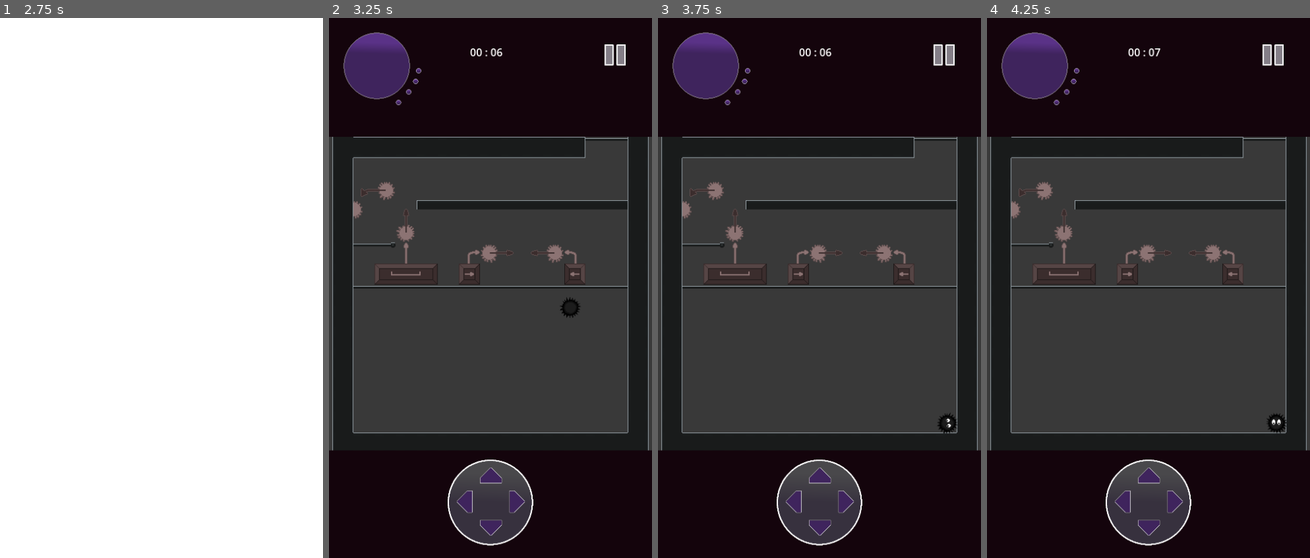
Above: before the commit, frames 1-4 (left to right).
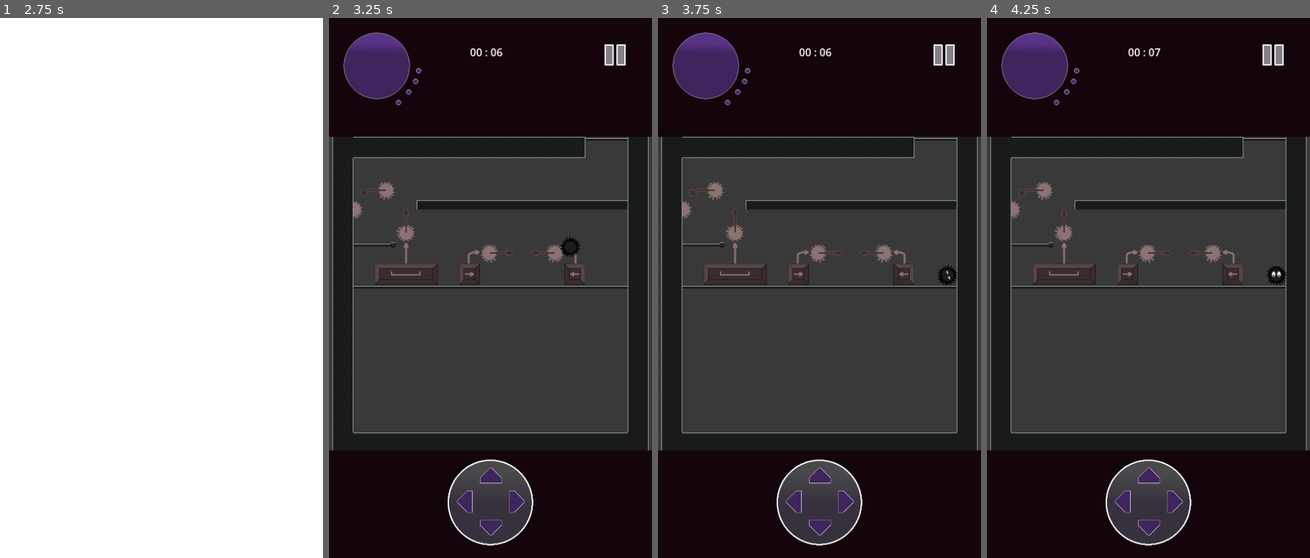
Above: after the commit, the same moments.

Repository: Arctia/42-GameJam
Game: Godot game, scene res://src/UI/title_screen.tscn
Same seed, same stepped clock (60 frames per second), same inputs: the game is played once before the commit and once after it.
Inputs (mouse positions are in pixels of both pictures, inside the frame that each line leads up to):
- Up to frame 1 (2.75 s): click "START GAME" at 0.5 s; click "skip" at 1.25 s; click "skip" at 2 s
- Up to frame 2 (3.25 s): tap Enter at 2.75 s; hold Right (move_right) from 2.78 s (still down); hold Down (duck) from 2.78 s (still down); tap Space (jump) at 3.02, 3.05 s
- Up to frame 3 (3.75 s): tap Space (jump) at 3.32 s; release Right (move_right) at 3.5 s; release Down (duck) at 3.5 s; click (819, 504) at 3.5 s
- Up to frame 4 (4.25 s): no input

Frame 1 is identical in both runs. In frame 2, 0.3% of the frame differs, in the area x 71-78%, y 40-56%; in frame 3, 0.3%; in frame 4, 0.3%.

Commit message:
another movem revamp

Diff:
--- a/src/entities/ash.gd
+++ b/src/entities/ash.gd
@@ -41,8 +41,13 @@
 func move(_delta) -> bool:
 	xaxis = Input.get_axis("move_left", "move_right")
 
+	var curr_acc = ACC
+	var curr_fric = FRICTION
+	if not is_on_floor():
+		curr_acc /= 2.
+		curr_fric /= 10.
 	if xaxis and self.ashes_amount > 0: velocity.x += xaxis * ACC
-	else: velocity.x = move_toward(velocity.x, 0, FRICTION/2)
+	else: velocity.x = move_toward(velocity.x, 0, curr_fric/2)
 	velocity.x = clampf(velocity.x, -MAX_SPEED, MAX_SPEED)
 	if velocity.x != 0: return true
 	return false
@@ -66,21 +71,27 @@
 		if is_on_floor():
 			set_deferred("is_jumping", true)
 		if is_on_wall_only() and not is_jumping:
-			velocity.x = JUMP * get_which_wall_collided() * 2.
+			velocity.x = JUMP * get_which_wall_collided() * 3.
+			velocity.y -= abs(velocity.x) / 8.
+			if velocity.x > 0:
+				Input.action_release("move_left")
+			if velocity.x < 0:
+				Input.action_release("move_right")
 		elif is_jumping:
 			velocity.y += JUMP/JUMP_FORCE_STEPS
 		if abs(velocity.y) > abs(JUMP) - abs(JUMP/JUMP_FORCE_STEPS) or is_on_ceiling():
 			set_deferred("is_jumping", false)
 #		self.ashes_amount -= abs(JUMP) * delta
-	#		consume_ashes.emit(self.ashes_amount)
-	if Input.is_action_just_released("jump"): set_deferred("is_jumping", false)
+#		consume_ashes.emit(self.ashes_amount)
+	if Input.is_action_just_released("jump"):
+		is_jumping = false
 
 
 func ducking():
 	if can_fall and Input.is_action_pressed("duck"):
-		collisionShape.set_deferred("disabled", true)
+		collisionShape.set_deferred("scale", Vector2(0.4, 0.4))
 	else:
-		collisionShape.set_deferred("disabled", false)
+		collisionShape.set_deferred("scale", Vector2(1., 1.))
 
 
 func _on_floor_checker_body_entered(_body):
@@ -88,7 +99,8 @@
 
 
 func _on_floor_checker_body_exited(_body):
-	can_fall = true # Replace with function body.
+	if is_on_floor():
+		can_fall = true # Replace with function body.
 
 
 # ^-------^ movems ^-------^ #
Not shown, added: assets/Firecamp/Logs1.png.import
Not shown, added: assets/Firecamp/Logs2.png.import
Not shown, added: assets/Firecamp/Logs3.png.import
